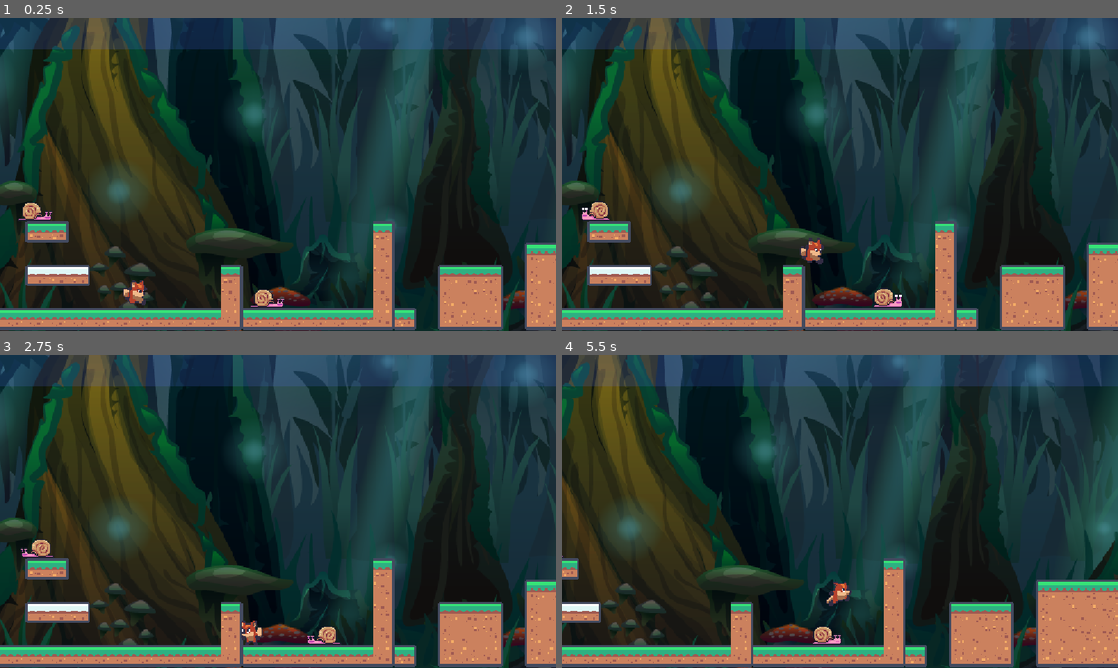
Above: before the commit, frames 1-4 (two rows, left to right).
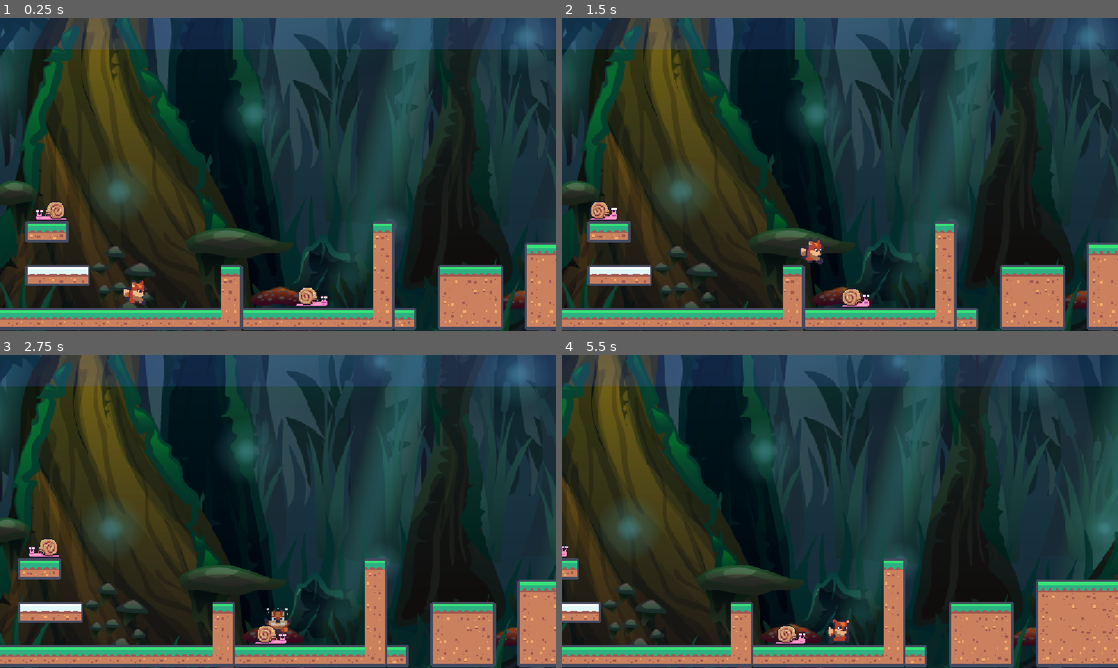
Above: after the commit, the same moments.

Repository: DogWizardStudios/FoxyPlatformer
Game: Godot game, scene res://scenes/level_base/level_base.tscn
The game is run twice, just before and just after one commit, with the same random seed, the same clock (stepped at 60 frames per second) and the same inputs.
Inputs:
- Up to frame 1 (0.25 s): no input
- Up to frame 2 (1.5 s): hold D (right) from 0.53 s (still down); tap W (jump) at 0.77 s
- Up to frame 3 (2.75 s): tap W (jump) at 1.52 s; release D (right) at 2.03 s; hold A (left) from 2.03 s (still down)
- Up to frame 4 (5.5 s): release A (left) at 2.78 s; hold D (right) 2.78-4.28 s; tap W (jump) at 3.02, 3.77, 4.52 s; hold A (left) 4.28-5.03 s; hold D (right) from 5.03 s (still down)

The runs differ from the first frame. In frame 1, 0.8% of the frame differs, in the area x 3-59%, y 58-93%; in frame 2, 0.7%; in frame 3, 21%, in the area x 0-100%, y 0-100%; in frame 4, 0.9%.

Commit message:
Refactor Snail into Base Enemy class

Diff:
--- a/enemies/snail.gd
+++ b/enemies/enemy_base/enemy_base.gd
@@ -1,21 +1,26 @@
+class_name EnemyBase
+
 extends CharacterBody2D
+
+@onready var animated_sprite_2d: AnimatedSprite2D = $AnimatedSprite2D
+@onready var wall_ray: RayCast2D = $WallRay
+@onready var floor_ray: RayCast2D = $FloorRay
+@onready var hit_area: Area2D = $HitArea
 
 @export var gravity: float = 690.0
 @export var speed: float = 120.0
 
-@onready var wall_ray: RayCast2D = $WallRay
-@onready var floor_ray: RayCast2D = $FloorRay
-@onready var animated_sprite_2d: AnimatedSprite2D = $AnimatedSprite2D
-@onready var hit_area: Area2D = $HitArea
-
 var _direction: int = -1 #left
 
+func _update_behaviour(_delta: float) -> void:
+	pass
 
+func _apply_gravity(_delta: float) -> void:
+	velocity.y += gravity * _delta
 
 func _physics_process(delta: float) -> void:
-
-	velocity.y += gravity * delta
-	do_walk()
+	_apply_gravity(delta)
+	_update_behaviour(delta)
 	move_and_slide()
 
 func do_walk() -> void:
@@ -40,6 +45,7 @@
 	set_physics_process.call_deferred(false)
 	hit_area.set_monitorable.call_deferred(false)
 
+
 func _on_animation_finished() -> void:
 	if animated_sprite_2d.animation == "hit":
 		queue_free()
--- /dev/null
+++ b/enemies/enemy_base/enemy_base.tscn
@@ -0,0 +1,33 @@
+[gd_scene format=3 uid="uid://b7bmjsdpgdtc1"]
+
+[ext_resource type="Script" uid="uid://bqwcpaf0agp4u" path="res://enemies/enemy_base/enemy_base.gd" id="1_6dmn1"]
+[ext_resource type="PackedScene" uid="uid://dqfjss2kmbrtb" path="res://scenes/stomp_box/stomp_box.tscn" id="1_tllp7"]
+
+[node name="EnemyBase" type="CharacterBody2D" unique_id=284284932]
+collision_layer = 0
+script = ExtResource("1_6dmn1")
+
+[node name="AnimatedSprite2D" type="AnimatedSprite2D" parent="." unique_id=518088967]
+
+[node name="CollisionShape2D" type="CollisionShape2D" parent="." unique_id=1412274107]
+
+[node name="WallRay" type="RayCast2D" parent="." unique_id=2020286234]
+target_position = Vector2(-14, 0)
+
+[node name="FloorRay" type="RayCast2D" parent="." unique_id=2009339876]
+position = Vector2(-5, 0)
+target_position = Vector2(0, 12)
+
+[node name="StompBox" parent="." unique_id=378593160 instance=ExtResource("1_tllp7")]
+position = Vector2(1, -6)
+
+[node name="HitArea" type="Area2D" parent="." unique_id=1355172760]
+collision_layer = 8
+collision_mask = 0
+
+[node name="CollisionShape2D" type="CollisionShape2D" parent="HitArea" unique_id=198227510]
+position = Vector2(1, 3)
+rotation = 1.5707964
+
+[connection signal="animation_finished" from="AnimatedSprite2D" to="." method="_on_animation_finished"]
+[connection signal="stomped" from="StompBox" to="." method="_on_stomp_box_stomped"]
--- a/enemies/snail.tscn
+++ /dev/null
@@ -1,170 +0,0 @@
-[gd_scene format=3 uid="uid://1uv8eysp3njl"]
-
-[ext_resource type="Script" uid="uid://bfhepo7htdn6e" path="res://enemies/snail.gd" id="1_nuwmi"]
-[ext_resource type="Texture2D" uid="uid://bt4ytkcn761d5" path="res://assets/images/enemies/Snail/Walk (38x24).png" id="1_t4m7t"]
-[ext_resource type="Texture2D" uid="uid://crdee775b6db6" path="res://assets/images/enemies/Snail/Hit (38x24).png" id="2_orcqe"]
-[ext_resource type="PackedScene" uid="uid://dqfjss2kmbrtb" path="res://scenes/stomp_box/stomp_box.tscn" id="3_j1pkt"]
-
-[sub_resource type="AtlasTexture" id="AtlasTexture_y0q5b"]
-atlas = ExtResource("2_orcqe")
-region = Rect2(152, 0, 38, 24)
-
-[sub_resource type="AtlasTexture" id="AtlasTexture_lhgq1"]
-atlas = ExtResource("2_orcqe")
-region = Rect2(114, 0, 38, 24)
-
-[sub_resource type="AtlasTexture" id="AtlasTexture_gtrph"]
-atlas = ExtResource("2_orcqe")
-region = Rect2(76, 0, 38, 24)
-
-[sub_resource type="AtlasTexture" id="AtlasTexture_geduy"]
-atlas = ExtResource("2_orcqe")
-region = Rect2(38, 0, 38, 24)
-
-[sub_resource type="AtlasTexture" id="AtlasTexture_e1qnb"]
-atlas = ExtResource("2_orcqe")
-region = Rect2(0, 0, 38, 24)
-
-[sub_resource type="AtlasTexture" id="AtlasTexture_nuwmi"]
-atlas = ExtResource("1_t4m7t")
-region = Rect2(0, 0, 38, 24)
-
-[sub_resource type="AtlasTexture" id="AtlasTexture_j1pkt"]
-atlas = ExtResource("1_t4m7t")
-region = Rect2(38, 0, 38, 24)
-
-[sub_resource type="AtlasTexture" id="AtlasTexture_orcqe"]
-atlas = ExtResource("1_t4m7t")
-region = Rect2(76, 0, 38, 24)
-
-[sub_resource type="AtlasTexture" id="AtlasTexture_ucqvj"]
-atlas = ExtResource("1_t4m7t")
-region = Rect2(114, 0, 38, 24)
-
-[sub_resource type="AtlasTexture" id="AtlasTexture_1oqpl"]
-atlas = ExtResource("1_t4m7t")
-region = Rect2(152, 0, 38, 24)
-
-[sub_resource type="AtlasTexture" id="AtlasTexture_bsd4y"]
-atlas = ExtResource("1_t4m7t")
-region = Rect2(190, 0, 38, 24)
-
-[sub_resource type="AtlasTexture" id="AtlasTexture_t4igr"]
-atlas = ExtResource("1_t4m7t")
-region = Rect2(228, 0, 38, 24)
-
-[sub_resource type="AtlasTexture" id="AtlasTexture_8d0ks"]
-atlas = ExtResource("1_t4m7t")
-region = Rect2(266, 0, 38, 24)
-
-[sub_resource type="AtlasTexture" id="AtlasTexture_iewcg"]
-atlas = ExtResource("1_t4m7t")
-region = Rect2(304, 0, 38, 24)
-
-[sub_resource type="AtlasTexture" id="AtlasTexture_svyq8"]
-atlas = ExtResource("1_t4m7t")
-region = Rect2(342, 0, 38, 24)
-
-[sub_resource type="SpriteFrames" id="SpriteFrames_0gddg"]
-animations = [{
-"frames": [{
-"duration": 1.0,
-"texture": SubResource("AtlasTexture_y0q5b")
-}, {
-"duration": 1.0,
-"texture": SubResource("AtlasTexture_lhgq1")
-}, {
-"duration": 1.0,
-"texture": SubResource("AtlasTexture_gtrph")
-}, {
-"duration": 1.0,
-"texture": SubResource("AtlasTexture_geduy")
-}, {
-"duration": 1.0,
-"texture": SubResource("AtlasTexture_e1qnb")
-}],
-"loop": 0,
-"name": &"hit",
-"speed": 8.0
-}, {
-"frames": [{
-"duration": 1.0,
-"texture": SubResource("AtlasTexture_nuwmi")
-}, {
-"duration": 1.0,
-"texture": SubResource("AtlasTexture_j1pkt")
-}, {
-"duration": 1.0,
-"texture": SubResource("AtlasTexture_orcqe")
-}, {
-"duration": 1.0,
-"texture": SubResource("AtlasTexture_ucqvj")
-}, {
-"duration": 1.0,
-"texture": SubResource("AtlasTexture_1oqpl")
-}, {
-"duration": 1.0,
-"texture": SubResource("AtlasTexture_bsd4y")
-}, {
-"duration": 1.0,
-"texture": SubResource("AtlasTexture_t4igr")
-}, {
-"duration": 1.0,
-"texture": SubResource("AtlasTexture_8d0ks")
-}, {
-"duration": 1.0,
-"texture": SubResource("AtlasTexture_iewcg")
-}, {
-"duration": 1.0,
-"texture": SubResource("AtlasTexture_svyq8")
-}],
-"loop": 1,
-"name": &"walk",
-"speed": 12.0
-}]
-
-[sub_resource type="CapsuleShape2D" id="CapsuleShape2D_0gddg"]
-radius = 5.0
-height = 20.0
-
-[sub_resource type="CapsuleShape2D" id="CapsuleShape2D_vpnm2"]
-radius = 5.0
-height = 18.0
-
-[node name="Snail" type="CharacterBody2D" unique_id=494119713]
-collision_layer = 0
-script = ExtResource("1_nuwmi")
-speed = 40.0
-
-[node name="AnimatedSprite2D" type="AnimatedSprite2D" parent="." unique_id=1194584148]
-scale = Vector2(0.75, 0.75)
-sprite_frames = SubResource("SpriteFrames_0gddg")
-animation = &"walk"
-autoplay = "walk"
-
-[node name="CollisionShape2D" type="CollisionShape2D" parent="." unique_id=447162648]
-position = Vector2(0.99999994, 4)
-rotation = 1.5707964
-shape = SubResource("CapsuleShape2D_0gddg")
-
-[node name="WallRay" type="RayCast2D" parent="." unique_id=1252672320]
-target_position = Vector2(-14, 0)
-
-[node name="FloorRay" type="RayCast2D" parent="." unique_id=1897506709]
-position = Vector2(-5, 0)
-target_position = Vector2(0, 12)
-
-[node name="StompBox" parent="." unique_id=378593160 instance=ExtResource("3_j1pkt")]
-position = Vector2(1, -6)
-
-[node name="HitArea" type="Area2D" parent="." unique_id=2117503704]
-collision_layer = 8
-collision_mask = 0
-
-[node name="CollisionShape2D" type="CollisionShape2D" parent="HitArea" unique_id=1098186180]
-position = Vector2(1, 3)
-rotation = 1.5707964
-shape = SubResource("CapsuleShape2D_vpnm2")
-
-[connection signal="animation_finished" from="AnimatedSprite2D" to="." method="_on_animation_finished"]
-[connection signal="stomped" from="StompBox" to="." method="_on_stomp_box_stomped"]
--- /dev/null
+++ b/enemies/snail/snail.gd
@@ -0,0 +1,6 @@
+extends EnemyBase
+
+
+
+func _update_behaviour(_delta: float) -> void:
+	do_walk()
--- /dev/null
+++ b/enemies/snail/snail.tscn
@@ -0,0 +1,32 @@
+[gd_scene format=3 uid="uid://c01gdota46j5f"]
+
+[ext_resource type="PackedScene" uid="uid://b7bmjsdpgdtc1" path="res://enemies/enemy_base/enemy_base.tscn" id="1_0b5g0"]
+[ext_resource type="SpriteFrames" uid="uid://bnt26nmavteop" path="res://resources/snail_frames.tres" id="2_6r8th"]
+[ext_resource type="Script" uid="uid://bjvjipylsc7px" path="res://enemies/snail/snail.gd" id="2_jo7rh"]
+
+[sub_resource type="CapsuleShape2D" id="CapsuleShape2D_jo7rh"]
+radius = 5.0
+height = 20.0
+
+[sub_resource type="CircleShape2D" id="CircleShape2D_nlwoh"]
+radius = 6.0
+
+[node name="Snail" unique_id=284284932 instance=ExtResource("1_0b5g0")]
+script = ExtResource("2_jo7rh")
+
+[node name="AnimatedSprite2D" parent="." index="0" unique_id=518088967]
+scale = Vector2(0.75, 0.75)
+sprite_frames = ExtResource("2_6r8th")
+animation = &"walk"
+autoplay = "walk"
+frame = 9
+frame_progress = 0.41389441
+
+[node name="CollisionShape2D" parent="." index="1" unique_id=1412274107]
+position = Vector2(2, 4)
+rotation = 1.5707964
+shape = SubResource("CapsuleShape2D_jo7rh")
+
+[node name="CollisionShape2D" parent="HitArea" parent_id_path=PackedInt32Array(1355172760) index="0" unique_id=198227510]
+position = Vector2(1, 2)
+shape = SubResource("CircleShape2D_nlwoh")
--- /dev/null
+++ b/resources/snail_frames.tres
@@ -0,0 +1,122 @@
+[gd_resource type="SpriteFrames" format=3 uid="uid://bnt26nmavteop"]
+
+[ext_resource type="Texture2D" uid="uid://crdee775b6db6" path="res://assets/images/enemies/Snail/Hit (38x24).png" id="1_c2ys5"]
+[ext_resource type="Texture2D" uid="uid://bt4ytkcn761d5" path="res://assets/images/enemies/Snail/Walk (38x24).png" id="2_caie5"]
+
+[sub_resource type="AtlasTexture" id="AtlasTexture_y0q5b"]
+atlas = ExtResource("1_c2ys5")
+region = Rect2(152, 0, 38, 24)
+
+[sub_resource type="AtlasTexture" id="AtlasTexture_lhgq1"]
+atlas = ExtResource("1_c2ys5")
+region = Rect2(114, 0, 38, 24)
+
+[sub_resource type="AtlasTexture" id="AtlasTexture_gtrph"]
+atlas = ExtResource("1_c2ys5")
+region = Rect2(76, 0, 38, 24)
+
+[sub_resource type="AtlasTexture" id="AtlasTexture_geduy"]
+atlas = ExtResource("1_c2ys5")
+region = Rect2(38, 0, 38, 24)
+
+[sub_resource type="AtlasTexture" id="AtlasTexture_e1qnb"]
+atlas = ExtResource("1_c2ys5")
+region = Rect2(0, 0, 38, 24)
+
+[sub_resource type="AtlasTexture" id="AtlasTexture_nuwmi"]
+atlas = ExtResource("2_caie5")
+region = Rect2(0, 0, 38, 24)
+
+[sub_resource type="AtlasTexture" id="AtlasTexture_j1pkt"]
+atlas = ExtResource("2_caie5")
+region = Rect2(38, 0, 38, 24)
+
+[sub_resource type="AtlasTexture" id="AtlasTexture_orcqe"]
+atlas = ExtResource("2_caie5")
+region = Rect2(76, 0, 38, 24)
+
+[sub_resource type="AtlasTexture" id="AtlasTexture_ucqvj"]
+atlas = ExtResource("2_caie5")
+region = Rect2(114, 0, 38, 24)
+
+[sub_resource type="AtlasTexture" id="AtlasTexture_1oqpl"]
+atlas = ExtResource("2_caie5")
+region = Rect2(152, 0, 38, 24)
+
+[sub_resource type="AtlasTexture" id="AtlasTexture_bsd4y"]
+atlas = ExtResource("2_caie5")
+region = Rect2(190, 0, 38, 24)
+
+[sub_resource type="AtlasTexture" id="AtlasTexture_t4igr"]
+atlas = ExtResource("2_caie5")
+region = Rect2(228, 0, 38, 24)
+
+[sub_resource type="AtlasTexture" id="AtlasTexture_8d0ks"]
+atlas = ExtResource("2_caie5")
+region = Rect2(266, 0, 38, 24)
+
+[sub_resource type="AtlasTexture" id="AtlasTexture_iewcg"]
+atlas = ExtResource("2_caie5")
+region = Rect2(304, 0, 38, 24)
+
+[sub_resource type="AtlasTexture" id="AtlasTexture_svyq8"]
+atlas = ExtResource("2_caie5")
+region = Rect2(342, 0, 38, 24)
+
+[resource]
+animations = [{
+"frames": [{
+"duration": 1.0,
+"texture": SubResource("AtlasTexture_y0q5b")
+}, {
+"duration": 1.0,
+"texture": SubResource("AtlasTexture_lhgq1")
+}, {
+"duration": 1.0,
+"texture": SubResource("AtlasTexture_gtrph")
+}, {
+"duration": 1.0,
+"texture": SubResource("AtlasTexture_geduy")
+}, {
+"duration": 1.0,
+"texture": SubResource("AtlasTexture_e1qnb")
+}],
+"loop": 0,
+"name": &"hit",
+"speed": 8.0
+}, {
+"frames": [{
+"duration": 1.0,
+"texture": SubResource("AtlasTexture_nuwmi")
+}, {
+"duration": 1.0,
+"texture": SubResource("AtlasTexture_j1pkt")
+}, {
+"duration": 1.0,
+"texture": SubResource("AtlasTexture_orcqe")
+}, {
+"duration": 1.0,
+"texture": SubResource("AtlasTexture_ucqvj")
+}, {
+"duration": 1.0,
+"texture": SubResource("AtlasTexture_1oqpl")
+}, {
+"duration": 1.0,
+"texture": SubResource("AtlasTexture_bsd4y")
+}, {
+"duration": 1.0,
+"texture": SubResource("AtlasTexture_t4igr")
+}, {
+"duration": 1.0,
+"texture": SubResource("AtlasTexture_8d0ks")
+}, {
+"duration": 1.0,
+"texture": SubResource("AtlasTexture_iewcg")
+}, {
+"duration": 1.0,
+"texture": SubResource("AtlasTexture_svyq8")
+}],
+"loop": 1,
+"name": &"walk",
+"speed": 12.0
+}]
--- a/scenes/level_base/level_base.tscn
+++ b/scenes/level_base/level_base.tscn
@@ -5,7 +5,7 @@
 [ext_resource type="TileSet" uid="uid://d2lc75kgx7h14" path="res://resources/tiles.tres" id="3_3tlib"]
 [ext_resource type="PackedScene" uid="uid://6ycietka7se" path="res://scenes/player/player.tscn" id="4_ncu3c"]
 [ext_resource type="PackedScene" uid="uid://bwa2rn565t0rj" path="res://scenes/kill_zone/kill_zone.tscn" id="5_kr674"]
-[ext_resource type="PackedScene" uid="uid://1uv8eysp3njl" path="res://enemies/snail.tscn" id="8_48c0a"]
+[ext_resource type="PackedScene" uid="uid://c01gdota46j5f" path="res://enemies/snail/snail.tscn" id="6_tn631"]
 
 [node name="LevelBase" type="Node" unique_id=967511087]
 metadata/_edit_horizontal_guides_ = [593.0]
@@ -35,8 +35,8 @@
 
 [node name="Enemies" type="Node" parent="." unique_id=1680204545]
 
-[node name="Snail" parent="Enemies" unique_id=494119713 instance=ExtResource("8_48c0a")]
-position = Vector2(41, 486)
+[node name="Snail" parent="Enemies" unique_id=284284932 instance=ExtResource("6_tn631")]
+position = Vector2(272, 543)
 
-[node name="Snail2" parent="Enemies" unique_id=1582252880 instance=ExtResource("8_48c0a")]
-position = Vector2(228, 565)
+[node name="Snail2" parent="Enemies" unique_id=964700615 instance=ExtResource("6_tn631")]
+position = Vector2(55, 491)
Not shown, added: enemies/enemy_base/enemy_base.gd.uid
Not shown, removed: enemies/snail.gd.uid
Not shown, added: enemies/snail/snail.gd.uid
